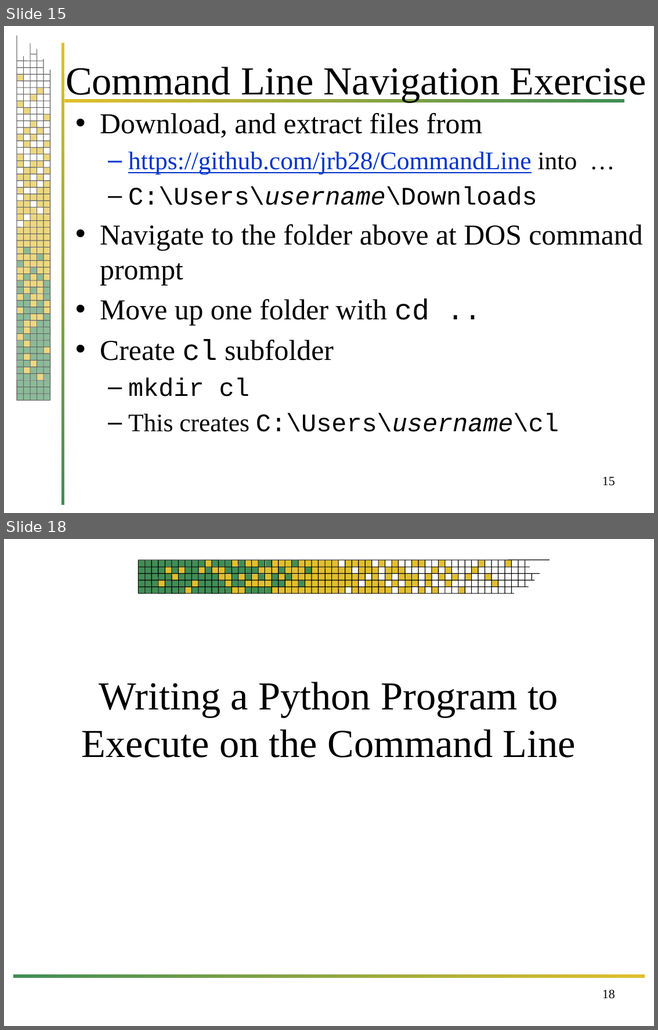
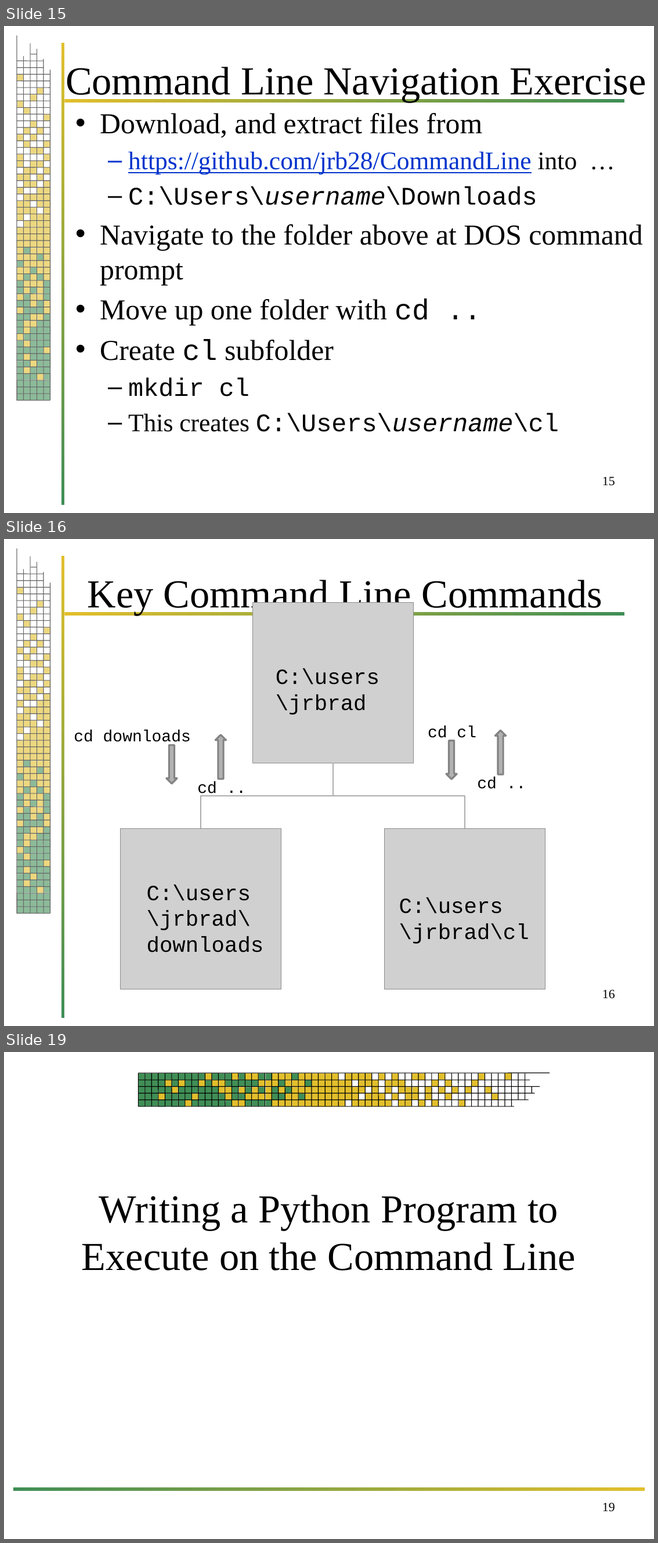
Before and after one commit to evlim/CommandLine, a slide deck: CommandLineProgrammingInPython.pptx. Shown one above the other, each under a label of ours: slides 15 and 18 before the commit, slides 15, 16 and 19 after it; the slides between them are not shown. The pictures are 658x1030 and 658x1543 pixels, drawn with LibreOffice and Linux fonts; fonts in the diff are those of the drawing; grey boxes stand for pictures; background and template pictures are left out. Boxes give left, top, right and bottom in pixels: in the first picture for what was removed or moved away, otherwise in the second. Text is boxed around its words. In the diff, an @@ line names an element or a change of style, - is before the commit and + after.

```diff
--- a/CommandLineProgrammingInPython.pptx
+++ b/CommandLineProgrammingInPython.pptx
@@ slide 16 added at bbox=[4, 539, 654, 1026], background #FFFFFF; not listed: 221 template elements that a slide beside it also shows @@
@@ title added at bbox=[88, 580, 602, 616], 44 pt, text #000000 @@
+Key Command Line Commands
@@ picture added at bbox=[253, 602, 413, 762] @@
@@ text added at bbox=[275, 668, 379, 715], 24 pt, text #000000 @@
+C:\users
+\jrbrad
@@ text added at bbox=[427, 726, 476, 738], 18 pt, text #000000 @@
+cd cl
@@ text added at bbox=[74, 730, 191, 747], 18 pt, text #000000 @@
+cd downloads
@@ down arrow added at bbox=[166, 745, 177, 783], fill #B2B2B2, outline #848484 2 pt @@
@@ down arrow added at bbox=[215, 735, 226, 779], fill #B2B2B2, outline #848484 2 pt @@
@@ down arrow added at bbox=[446, 741, 456, 779], fill #B2B2B2, outline #848484 2 pt @@
@@ down arrow added at bbox=[495, 730, 506, 775], fill #B2B2B2, outline #848484 2 pt @@
@@ elbow line added from (333, 763) to (201, 829), #AEAEAE 1.5 pt @@
@@ elbow line added from (333, 763) to (465, 829), #AEAEAE 1.5 pt @@
@@ text added at bbox=[197, 781, 217, 798], 18 pt, text #000000 @@
+cd ..
@@ text added at bbox=[477, 777, 496, 789], 18 pt, text #000000 @@
+cd ..
@@ picture added at bbox=[120, 829, 281, 989] @@
@@ picture added at bbox=[384, 829, 545, 989] @@
@@ text added at bbox=[147, 885, 264, 953], 24 pt, text #000000 @@
+C:\users
+\jrbrad\
+downloads
@@ text added at bbox=[399, 898, 529, 944], 24 pt, text #000000 @@
+C:\users
+\jrbrad\cl
@@ page number added at bbox=[602, 990, 615, 999], 14 pt, text #000000 @@
+16
@@ what was slide 18 is now slide 19 @@
@@ page number at bbox=[602, 1503, 615, 1512]: text changed @@
-18
+19
```
Also in this commit, not shown: 11 slides changed.
